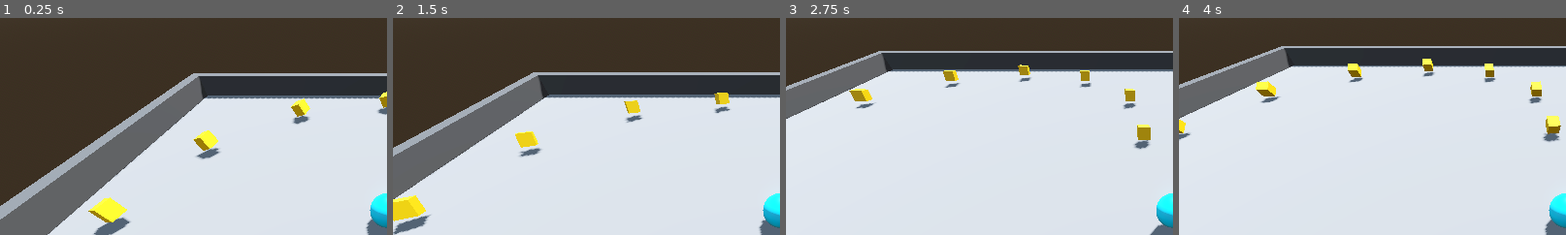
Above: before the commit, frames 1-4 (left to right).
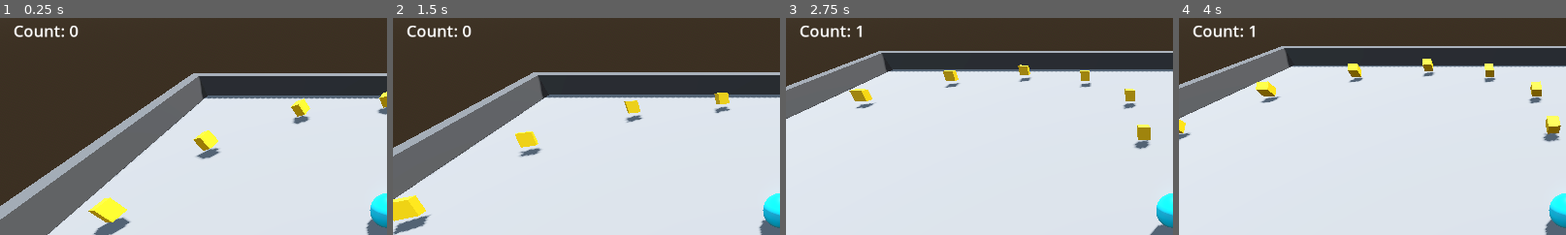
Above: after the commit, the same moments.

Repository: jrenato/godot-roll-a-ball
Game: Godot game, scene res://levels/level.tscn
The game is run twice, just before and just after one commit, with the same random seed, the same clock (stepped at 60 frames per second) and the same inputs.
Inputs:
- Up to frame 1 (0.25 s): no input
- Up to frame 2 (1.5 s): hold D (move_right) 0.53-1.28 s; hold S (move_back) from 1.28 s (still down)
- Up to frame 3 (2.75 s): release S (move_back) at 2.03 s; hold D (move_right) from 2.03 s (still down)
- Up to frame 4 (4 s): release D (move_right) at 2.78 s; hold W (move_forward) 2.78-3.53 s; hold A (move_left) from 3.53 s (still down)
The pictures show only the part of the screen within x 0-50%, y 3-53%; the shares and areas given below are measured in that part.

The runs differ from the first frame. In frame 1, 0.4% of the frame differs, in the area x 3-21%, y 3-9%; in frame 2, 0.4%; in frame 3, 0.4%; in frame 4, 0.4%.

Commit message:
Added displaying the score and building the game

Diff:
--- a/player/player.gd
+++ b/player/player.gd
@@ -1,10 +1,17 @@
 extends RigidBody3D
 
 @export var speed: float = 10.0
+@export var count_label: Label
+@export var win_label: Label
 
+var count : int
 
 func _ready() -> void:
 	body_entered.connect(_on_body_entered)
+	count = 0
+	set_count_text()
+	if win_label:
+		win_label.visible = false
 
 
 func _process(delta: float) -> void:
@@ -15,8 +22,27 @@
 	apply_central_force(input * speed)
 
 
+func _input(event : InputEvent) -> void:
+	if event.is_action_pressed("ui_cancel"):
+		get_tree().quit()
+
+
+func set_count_text() -> void:
+	if not count_label:
+		return
+	count_label.text = "Count: %s" % count
+
+	if not win_label:
+		return
+
+	if count >= 12:
+		win_label.visible = true
+
+
 func _on_body_entered(body : Node) -> void:
 	if body.is_in_group("pickups"):
+		count += 1
+		set_count_text()
 		body.queue_free()
 
 
--- a/player/player.tscn
+++ b/player/player.tscn
@@ -7,11 +7,13 @@
 
 [sub_resource type="SphereShape3D" id="SphereShape3D_cvgg8"]
 
-[node name="Player" type="RigidBody3D"]
+[node name="Player" type="RigidBody3D" node_paths=PackedStringArray("count_label", "win_label")]
 transform = Transform3D(1, 0, 0, 0, 1, 0, 0, 0, 1, 0, 0.5, 0)
 max_contacts_reported = 3
 contact_monitor = true
 script = ExtResource("1_dudnf")
+count_label = NodePath("CanvasLayer/MarginContainer/CountLabel")
+win_label = NodePath("CanvasLayer/MarginContainer2/WinLabel")
 
 [node name="MeshInstance3D" type="MeshInstance3D" parent="."]
 mesh = SubResource("SphereMesh_bvkl0")
@@ -20,3 +22,41 @@
 
 [node name="CollisionShape3D" type="CollisionShape3D" parent="."]
 shape = SubResource("SphereShape3D_cvgg8")
+
+[node name="CanvasLayer" type="CanvasLayer" parent="."]
+
+[node name="MarginContainer" type="MarginContainer" parent="CanvasLayer"]
+offset_right = 178.0
+offset_bottom = 77.0
+theme_override_constants/margin_left = 20
+theme_override_constants/margin_top = 20
+theme_override_constants/margin_right = 20
+theme_override_constants/margin_bottom = 20
+
+[node name="CountLabel" type="Label" parent="CanvasLayer/MarginContainer"]
+unique_name_in_owner = true
+layout_mode = 2
+theme_override_font_sizes/font_size = 24
+text = "Count Label"
+
+[node name="MarginContainer2" type="MarginContainer" parent="CanvasLayer"]
+anchors_preset = 5
+anchor_left = 0.5
+anchor_right = 0.5
+offset_left = -34.0
+offset_right = 34.0
+offset_bottom = 40.0
+grow_horizontal = 2
+size_flags_horizontal = 4
+size_flags_vertical = 4
+theme_override_constants/margin_top = 150
+
+[node name="WinLabel" type="Label" parent="CanvasLayer/MarginContainer2"]
+layout_mode = 2
+size_flags_horizontal = 4
+theme_override_colors/font_color = Color(0, 0, 0, 1)
+theme_override_colors/font_shadow_color = Color(1, 1, 1, 1)
+theme_override_constants/shadow_offset_x = 2
+theme_override_constants/shadow_offset_y = 2
+theme_override_font_sizes/font_size = 32
+text = "You Win!"
Not shown, changed: .gitignore
Not shown, changed: README.md
Not shown, added: docs/building-the-game.md
Not shown, added: docs/displaying-score-and-text.md
